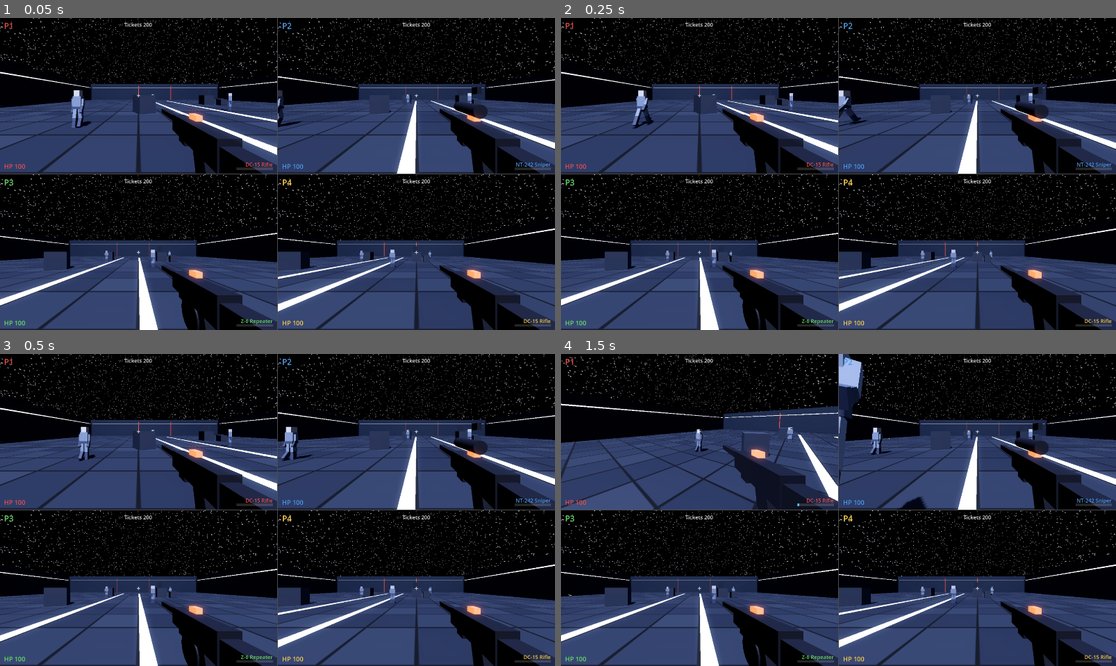
Above: before the commit, frames 1-4 (two rows, left to right).
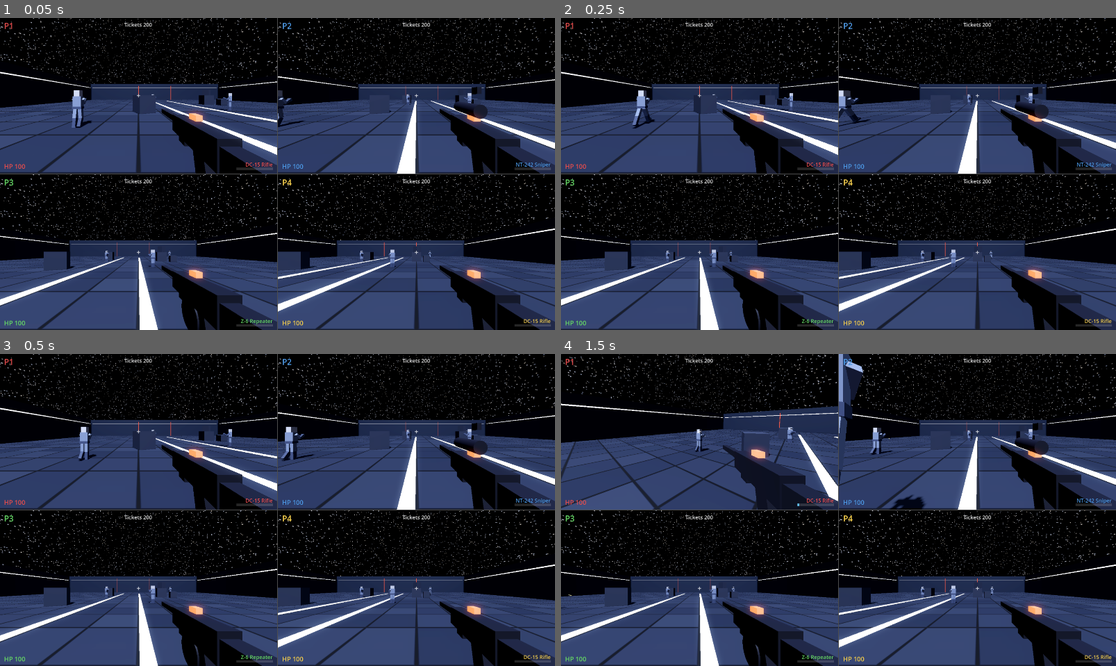
Above: after the commit, the same moments.

Repository: jstucor/quadsquad
Game: Godot game, scene res://scenes/main.tscn
The game is run twice, just before and just after one commit, with the same random seed, the same clock (stepped at 60 frames per second) and the same inputs.
Inputs (mouse positions are in pixels of both pictures, inside the frame that each line leads up to):
- Up to frame 1 (0.05 s): no input
- Up to frame 2 (0.25 s): no input
- Up to frame 3 (0.5 s): no input
- Up to frame 4 (1.5 s): tap Enter at 0.5 s; move the mouse to (960, 494) at 0.52 s; hold D (kb_right) 0.53-1.28 s; hold Right mouse button (kb_ads) 0.53-1.28 s; click (960, 494) at 0.67 s; tap Space (kb_jump) at 0.77 s; move the mouse to (810, 510) at 1.27 s; hold W (kb_forward) from 1.28 s (still down); click (810, 510) at 1.35 s

The runs differ from the first frame. In frame 1, 0.2% of the frame differs, in the area x 12-86%, y 25-80%; in frame 2, 0.2%; in frame 3, 0.1%; in frame 4, 0.7%, in the area x 0-86%, y 1-82%.

Commit message:
Fix character elbows and put the hands on a held gun
The elbows bent backward because they used the same negative (knee-style)
rotation; a human elbow bends the opposite way. Give the character a fixed
forward CARRY arm pose (shoulders forward, elbows bent FORWARD) that brings
both hands onto a third-person blaster held in front of the chest, and add
that held-gun mesh (parented to the spine so the hands stay planted while the
legs do the locomotion). Other players now see squadmates holding a weapon.

Co-Authored-By: Claude Opus 4.8 <noreply@anthropic.com>

Diff:
--- a/godot/scripts/character.gd
+++ b/godot/scripts/character.gd
@@ -25,6 +25,9 @@
 const UPPER_ARM := 0.34
 const LOWER_ARM := 0.32
 
+# Held-gun position, spine-local (in front of the chest, barrel toward -Z).
+const GUN_POS := Vector3(0.0, 0.34, -0.24)
+
 const IDLE_LEN := 2.4
 const WALK_LEN := 1.0
 const RUN_LEN := 0.7
@@ -98,6 +101,15 @@
 		var el := _joint(sh, "Elbow" + sn, Vector3(0, -UPPER_ARM, 0))
 		_box(el, Vector3(0.12, LOWER_ARM, 0.12), Vector3(0, -LOWER_ARM * 0.5, 0), dark)
 		_box(el, Vector3(0.13, 0.10, 0.14), Vector3(0, -LOWER_ARM, 0), dark)  # hand
+
+	# Third-person blaster, held two-handed in front. Other players see this;
+	# the owner sees only the first-person viewmodel. Parented to the spine so
+	# it leans with the torso and the CARRY arm pose keeps the hands on it.
+	var gunmetal := _mat(Color(0.10, 0.10, 0.12))
+	var held := _joint(spine, "HeldGun", GUN_POS)
+	_box(held, Vector3(0.05, 0.06, 0.24), Vector3(0, 0, 0.01), gunmetal)        # receiver
+	_box(held, Vector3(0.028, 0.028, 0.30), Vector3(0, 0.012, -0.22), gunmetal)  # barrel
+	_box(held, Vector3(0.035, 0.10, 0.05), Vector3(0, -0.06, 0.075), gunmetal)   # grip
 
 	for side in [-1, 1]:
 		var ln := "L" if side < 0 else "R"
@@ -152,9 +164,21 @@
 	return a
 
 
+# Both hands stay on the blaster in every clip, so the arms hold a fixed CARRY
+# pose (legs do the locomotion). Shoulders come forward + inward and the elbows
+# bend FORWARD (+X — a human elbow bends opposite a knee) to bring the hands
+# together onto the gun in front of the chest.
+func _carry() -> Dictionary:
+	return {
+		"sL": Vector3(deg_to_rad(46), deg_to_rad(-14), deg_to_rad(6)),
+		"sR": Vector3(deg_to_rad(46), deg_to_rad(14), deg_to_rad(-6)),
+		"eL": Vector3(deg_to_rad(64), 0, 0),
+		"eR": Vector3(deg_to_rad(74), 0, 0),
+	}
+
+
 func _idle_pose(_time: float) -> Dictionary:
-	# Near-static; just a hair of elbow bend so the arms aren't board-stiff.
-	return {"eL": Vector3(-deg_to_rad(12), 0, 0), "eR": Vector3(-deg_to_rad(12), 0, 0)}
+	return _carry()  # near-static; hands on the gun
 
 
 func _idle_bob(time: float) -> Vector3:
@@ -167,19 +191,14 @@
 	var c := cos(phase)
 	var hip := deg_to_rad(30)   # whole-leg swing
 	var knee := deg_to_rad(34)  # mid-swing knee lift
-	var arm := deg_to_rad(24)
-	return {
-		"hL": Vector3(hip * s, 0, 0),
-		"hR": Vector3(-hip * s, 0, 0),
-		# Knee flexes (-X) only mid-swing (peak at the leg's passing frame),
-		# straight on contact and through stance — the two-joint gait.
-		"kL": Vector3(-knee * maxf(0.0, c), 0, 0),
-		"kR": Vector3(-knee * maxf(0.0, -c), 0, 0),
-		"sL": Vector3(-arm * s, 0, 0),  # arms counter-swing the same-side leg
-		"sR": Vector3(arm * s, 0, 0),
-		"eL": Vector3(-deg_to_rad(18), 0, 0),
-		"eR": Vector3(-deg_to_rad(18), 0, 0),
-	}
+	var p := _carry()
+	p["hL"] = Vector3(hip * s, 0, 0)
+	p["hR"] = Vector3(-hip * s, 0, 0)
+	# Knee flexes (-X) only mid-swing (peak at the leg's passing frame),
+	# straight on contact and through stance — the two-joint gait.
+	p["kL"] = Vector3(-knee * maxf(0.0, c), 0, 0)
+	p["kR"] = Vector3(-knee * maxf(0.0, -c), 0, 0)
+	return p
 
 
 func _run_pose(time: float) -> Dictionary:
@@ -188,31 +207,22 @@
 	var c := cos(phase)
 	var hip := deg_to_rad(45)
 	var knee := deg_to_rad(50)
-	var arm := deg_to_rad(34)
-	return {
-		"spine": Vector3(-deg_to_rad(14), 0, 0),  # lean into the run
-		"head": Vector3(deg_to_rad(10), 0, 0),    # keep the head up
-		"hL": Vector3(hip * s, 0, 0),
-		"hR": Vector3(-hip * s, 0, 0),
-		"kL": Vector3(-knee * maxf(0.0, c), 0, 0),
-		"kR": Vector3(-knee * maxf(0.0, -c), 0, 0),
-		"sL": Vector3(-arm * s, 0, 0),
-		"sR": Vector3(arm * s, 0, 0),
-		"eL": Vector3(-deg_to_rad(50), 0, 0),
-		"eR": Vector3(-deg_to_rad(50), 0, 0),
-	}
+	var p := _carry()
+	p["spine"] = Vector3(-deg_to_rad(14), 0, 0)  # lean into the run
+	p["head"] = Vector3(deg_to_rad(10), 0, 0)    # keep the head up
+	p["hL"] = Vector3(hip * s, 0, 0)
+	p["hR"] = Vector3(-hip * s, 0, 0)
+	p["kL"] = Vector3(-knee * maxf(0.0, c), 0, 0)
+	p["kR"] = Vector3(-knee * maxf(0.0, -c), 0, 0)
+	return p
 
 
 func _jump_pose(_time: float) -> Dictionary:
 	# One simple held tuck (both keys identical): lead knee up, trail leg back,
-	# arms raised. player.gd holds the last frame while airborne.
-	return {
-		"hL": Vector3(deg_to_rad(35), 0, 0),
-		"hR": Vector3(-deg_to_rad(18), 0, 0),
-		"kL": Vector3(-deg_to_rad(55), 0, 0),
-		"kR": Vector3(-deg_to_rad(12), 0, 0),
-		"sL": Vector3(-deg_to_rad(28), 0, 0),
-		"sR": Vector3(-deg_to_rad(28), 0, 0),
-		"eL": Vector3(-deg_to_rad(42), 0, 0),
-		"eR": Vector3(-deg_to_rad(42), 0, 0),
-	}
+	# hands stay on the gun. player.gd holds the last frame while airborne.
+	var p := _carry()
+	p["hL"] = Vector3(deg_to_rad(35), 0, 0)
+	p["hR"] = Vector3(-deg_to_rad(18), 0, 0)
+	p["kL"] = Vector3(-deg_to_rad(55), 0, 0)
+	p["kR"] = Vector3(-deg_to_rad(12), 0, 0)
+	return p
